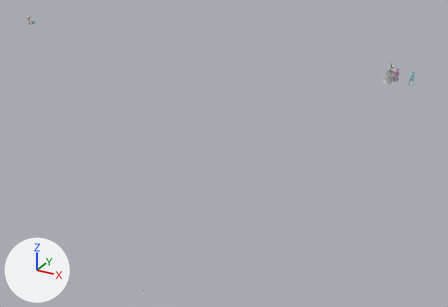
An edit to the Blender file workspace/tier2.blend, drawn before and after from the same camera.
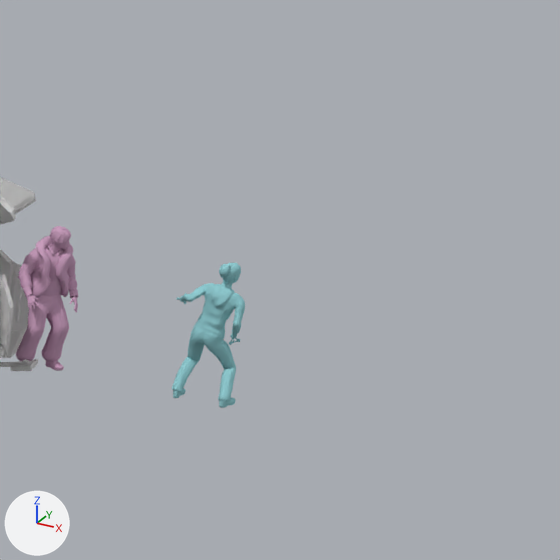
Each version is shown whole from a camera (50 mm lens) standing at (49.5, -49.5, 28.0) and looking at (10.5, 21.4, -7.5), then close up on the part from 88% to 99% of the width and 15% to 32% of the height. The lights are fixed; the arrows at lower left show +X, +Y and +Z. Both versions are drawn at frame 220 of the action 'trailer5_parkour'; the numbers are the values there.
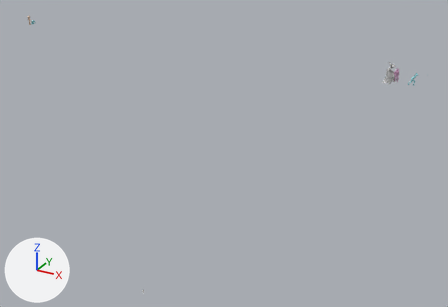
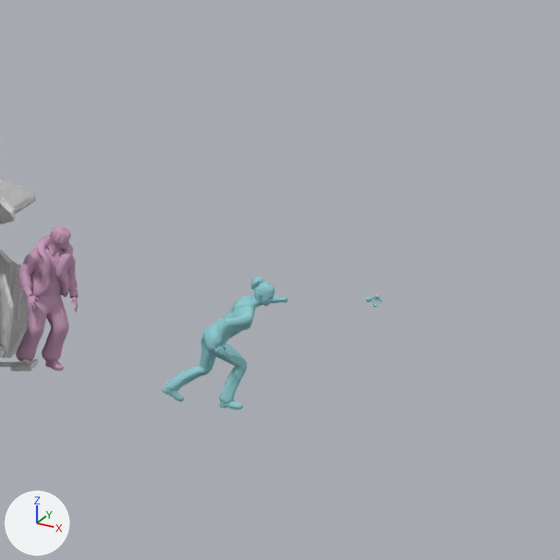
Where the change shows, as pixel boxes (x1, y1, x2, y2) in the close-ups (560 x 560 px):
'mesh', posed: before (172, 263, 245, 408); after (162, 277, 383, 410)
bone 'hips', root to tip: before (206, 337) to (213, 321); after (211, 340) to (226, 330)

The edits, one by one:
Bone 'attach_point' (bone_attach_point) moves from (0.0, 0.0, 0.0) to (31.625, 1.147, -37.05).
Bone 'attach_point' (bone_attach_point) turns from (0, 0, 0) to (62, -41, 152) degrees about its own x, y and z.
Bone 'hips' (bone_hips) moves from (0.147, -0.267, -0.287) to (0.241, -0.275, -0.375).
Bone 'hips' (bone_hips) turns from (76, -111, -68) to (56, -164, -13) degrees about its own x, y and z.
Bone 'handIK.L' (bone_handik_l) moves from (0.306, -0.36, -0.216) to (-1.017, -2.146, -0.872).
Bone 'handIK.L' (bone_handik_l) turns from (-22, 20, -118) to (-23, -23, 145) degrees about its own x, y and z.
Bone 'handIK.R' (bone_handik_r) moves from (0.045, -0.739, -0.857) to (-0.315, -0.941, -0.96).
Bone 'handIK.R' (bone_handik_r) turns from (30, 146, -14) to (-113, -10, 140) degrees about its own x, y and z.
Bone 'footIK.L' (bone_footik_l) moves from (0.0, 0.002, 0.002) to (0.006, 0.073, 0.077).
Bone 'footIK.L' (bone_footik_l) turns from (-27, 24, -97) to (-74, 5, -169) degrees about its own x, y and z.
Bone 'footIK.R' (bone_footik_r) turns from (-31, 21, -111) to (-45, 0, -179) degrees about its own x, y and z.
